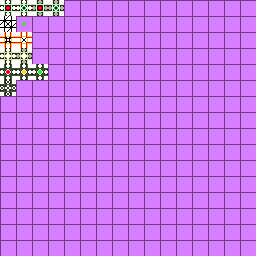
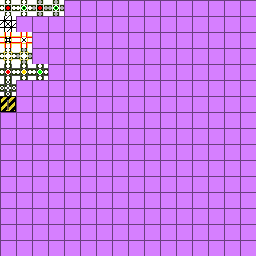
Before/after of a 256 x 256 layered artwork. What changed in the layer stack:
added group "6*16+0 redstone power converter" with 2 layers above "5*16+0 balance" over [0, 96, 16, 112]
added layer "Lever" in group "6*16+0 redstone power converter" over [7, 100, 9, 110]
added layer "Base" in group "6*16+0 redstone power converter" over [0, 96, 16, 112]
painted on "5*16+0 balance" over [22, 22, 26, 26]
painted on "Ebene 6" over [0, 96, 16, 112]
